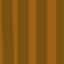
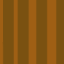
Layered file, before and after one edit (64px x 64px). Changes by layer:
renamed "Layer 1" to "Layer 2", painted on it over [1, 0, 14, 42]
